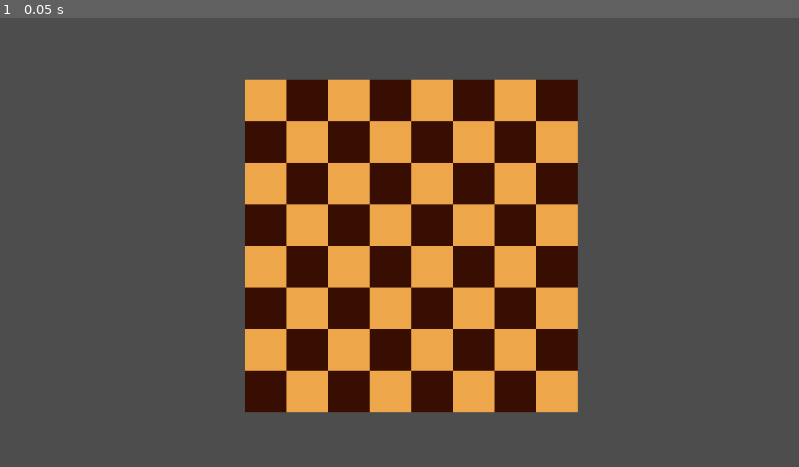
Above: before the commit, frame 1.
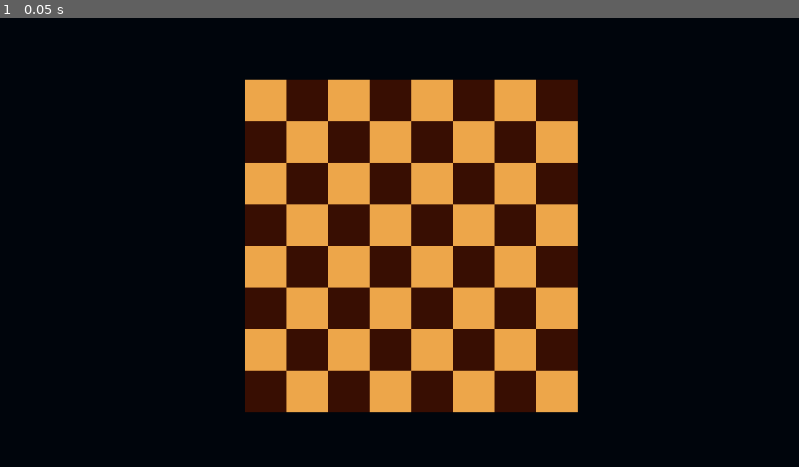
Above: after the commit, the same moment.

Repository: LuthienFowler/Chess_Experiment
Game: Godot game, scene res://main.tscn
The game is run twice, just before and just after one commit, with the same random seed, the same clock (stepped at 60 frames per second) and the same inputs.
Inputs:
- Up to frame 1 (0.05 s): no input

The runs differ from the first frame. In frame 1, 69% of the frame differs, in the area x 0-100%, y 0-100%.

Commit message:
Made a simple background

Diff:
--- a/main.tscn
+++ b/main.tscn
@@ -3,12 +3,20 @@
 [ext_resource type="PackedScene" uid="uid://c411d8anlrh0m" path="res://tile.tscn" id="1_a0bsv"]
 
 [node name="Main" type="Node2D"]
+
+[node name="Background" type="ColorRect" parent="."]
+offset_left = -295.0
+offset_top = -362.0
+offset_right = 1673.0
+offset_bottom = 1606.0
+color = Color(0.00104443, 0.0198878, 0.0484182, 1)
 
 [node name="Board" type="Node2D" parent="."]
 position = Vector2(335, 76)
 scale = Vector2(1.5, 1.5)
 
 [node name="Row1" type="Node2D" parent="Board"]
+metadata/_edit_group_ = true
 
 [node name="a8" parent="Board/Row1" instance=ExtResource("1_a0bsv")]
 offset_left = 12.0
@@ -67,6 +75,7 @@
 dark = true
 
 [node name="Row2" type="Node2D" parent="Board"]
+metadata/_edit_group_ = true
 
 [node name="a7" parent="Board/Row2" instance=ExtResource("1_a0bsv")]
 offset_left = 12.0
@@ -125,6 +134,7 @@
 color = Color(0.961989, 0.436506, 0.263808, 1)
 
 [node name="Row3" type="Node2D" parent="Board"]
+metadata/_edit_group_ = true
 
 [node name="a6" parent="Board/Row3" instance=ExtResource("1_a0bsv")]
 offset_left = 12.0
@@ -183,6 +193,7 @@
 dark = true
 
 [node name="Row4" type="Node2D" parent="Board"]
+metadata/_edit_group_ = true
 
 [node name="a5" parent="Board/Row4" instance=ExtResource("1_a0bsv")]
 offset_left = 12.0
@@ -241,6 +252,7 @@
 color = Color(0.956271, 0.415801, 0.235703, 1)
 
 [node name="Row5" type="Node2D" parent="Board"]
+metadata/_edit_group_ = true
 
 [node name="a4" parent="Board/Row5" instance=ExtResource("1_a0bsv")]
 offset_left = 12.0
@@ -299,6 +311,7 @@
 dark = true
 
 [node name="Row6" type="Node2D" parent="Board"]
+metadata/_edit_group_ = true
 
 [node name="a3" parent="Board/Row6" instance=ExtResource("1_a0bsv")]
 offset_left = 12.0
@@ -357,6 +370,7 @@
 color = Color(0.857257, 0.324884, 0.134162, 1)
 
 [node name="Row7" type="Node2D" parent="Board"]
+metadata/_edit_group_ = true
 
 [node name="a2" parent="Board/Row7" instance=ExtResource("1_a0bsv")]
 offset_left = 12.0
